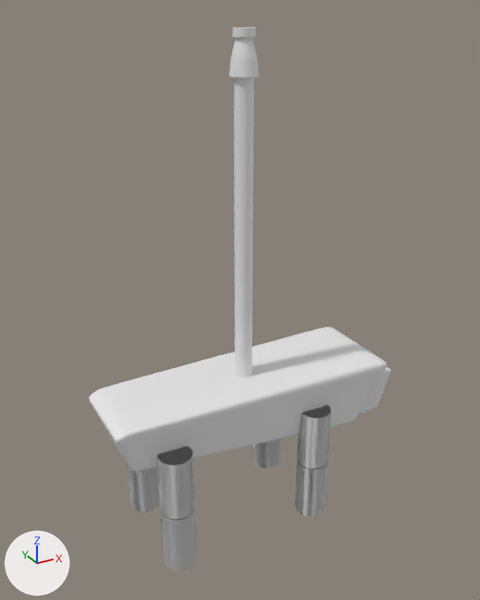
The Blender file GE1-Assignment-2022/Assets/Models/robot_dog3.blend as it was, and as the next commit left it.
One viewpoint serves both versions: a 50 mm lens placed at (-2.0, -3.58, 3.8), pointed at (-0.01, 0.03, 1.99). Arrows for +X, +Y and +Z are at lower left; the lights stay in place.

The scene before the commit, as lines of its bpy script (objects in view):
```python
ob_cylinder = bpy.data.objects.new('Cylinder', me_cylinder)
ob_cylinder.location = (0.0, 0.0, 2.434)
ob_cylinder_005 = bpy.data.objects.new('Cylinder.005', me_cylinder_006)
ob_cylinder_005.parent = ob_cube
ob_cylinder_005.location = (0.402, 0.324, 0.985)
ob_cylinder_005.scale = (0.112, 0.112, 0.215)
ob_cylinder_006 = bpy.data.objects.new('Cylinder.006', me_cylinder_007)
ob_cylinder_006.parent = ob_cylinder_005
ob_cylinder_006.location = (0.402, 0.324, 0.547)
ob_cylinder_006.scale = (0.112, 0.112, 0.215)
ob_cylinder_007 = bpy.data.objects.new('Cylinder.007', me_cylinder_008)
ob_cylinder_007.parent = ob_cube
ob_cylinder_007.location = (0.401, -0.324, 0.985)
ob_cylinder_007.scale = (0.112, 0.112, 0.215)
ob_cylinder_008 = bpy.data.objects.new('Cylinder.008', me_cylinder_009)
ob_cylinder_008.parent = ob_cylinder_007
ob_cylinder_008.location = (0.401, -0.324, 0.548)
ob_cylinder_008.scale = (0.112, 0.112, 0.215)
ob_cylinder_009 = bpy.data.objects.new('Cylinder.009', me_cylinder_010)
ob_cylinder_009.parent = ob_cylinder_010
ob_cylinder_009.location = (-0.676, -0.324, 0.548)
ob_cylinder_009.scale = (0.112, 0.112, 0.215)
ob_cylinder_010 = bpy.data.objects.new('Cylinder.010', me_cylinder_011)
ob_cylinder_010.parent = ob_cube
ob_cylinder_010.location = (-0.676, -0.324, 0.985)
ob_cylinder_010.scale = (0.112, 0.112, 0.215)
ob_cylinder_011 = bpy.data.objects.new('Cylinder.011', me_cylinder_012)
ob_cylinder_011.parent = ob_cylinder_012
ob_cylinder_011.location = (-0.675, 0.324, 0.547)
ob_cylinder_011.scale = (0.112, 0.112, 0.215)
ob_cylinder_012 = bpy.data.objects.new('Cylinder.012', me_cylinder_013)
ob_cylinder_012.parent = ob_cube
ob_cylinder_012.location = (-0.675, 0.324, 0.985)
ob_cylinder_012.scale = (0.112, 0.112, 0.215)
# also in view: 'Cube' at (0.04, 0.0, 1.2)
```
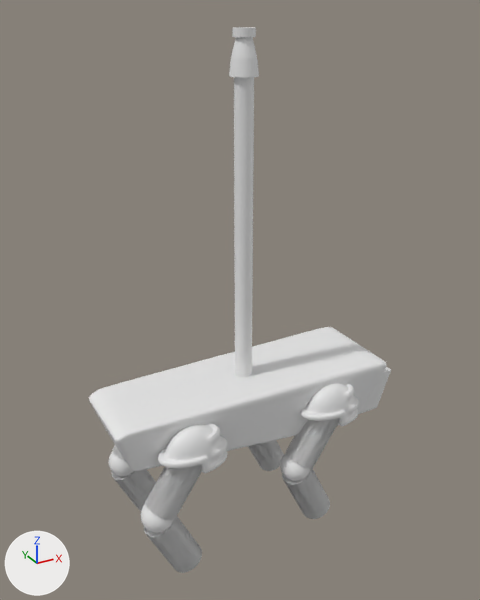
What differs and where, as boxes [x1, y1, x2, y2] in the pictures (480 x 600 px):
'Cylinder.010', turned: before [157, 446, 195, 519]; after [145, 465, 202, 520]
'Sphere.006', added: after [158, 423, 227, 473]
'Cylinder.007', turned: before [297, 405, 331, 469]; after [286, 418, 339, 469]
'Cylinder.009', turned, moved: before [161, 508, 196, 570]; after [144, 517, 202, 573]
'Cylinder.008', moved, turned: before [295, 460, 328, 517]; after [282, 469, 330, 519]
'Sphere.005', added: after [300, 384, 359, 426]
'Cylinder.011', turned, moved: before [128, 465, 160, 512]; after [112, 469, 156, 512]
'Cylinder.006', turned, moved: before [253, 439, 280, 468]; after [248, 440, 284, 471]
'Sphere.001', now drawn: after [280, 453, 310, 481]
'Sphere.002', now drawn: after [141, 504, 173, 533]
'Sphere.003', now drawn: after [109, 451, 134, 477]
'Cylinder.012', turned (not visible before): after [112, 445, 125, 461]

Patch to the scene script:
```diff
--- a/GE1-Assignment-2022/Assets/Models/robot_dog3.blend.py
+++ b/GE1-Assignment-2022/Assets/Models/robot_dog3.blend.py
@@ ob_cylinder_005 @@
 ob_cylinder_005.location = (0.402, 0.324, 0.985)
+ob_cylinder_005.rotation_euler = (-0.0302, 0.617, 0.0171)  # degrees (-1.7, 35, 1)
 ob_cylinder_005.scale = (0.112, 0.112, 0.215)
@@ ob_cylinder_006 @@
 ob_cylinder_006 = bpy.data.objects.new('Cylinder.006', me_cylinder_007)
-ob_cylinder_006.parent = ob_cylinder_005
-ob_cylinder_006.matrix_parent_inverse = Matrix(((8.918, 0.0, 0.0, -3.581), (0.0, 8.918, 0.0, -2.887), (0.0, 0.0, 4.65, -4.581), (0.0, 0.0, 0.0, 1.0)))
-ob_cylinder_006.location = (0.402, 0.324, 0.547)
+ob_cylinder_006.parent = ob_sphere
+ob_cylinder_006.matrix_parent_inverse = Matrix(((1.0, 0.0, 0.0, -0.249), (0.0, 1.0, 0.0, -0.316), (0.0, 0.0, 1.0, -0.773), (0.0, 0.0, 0.0, 1.0)))
+ob_cylinder_006.location = (0.358, 0.32, 0.514)
+ob_cylinder_006.rotation_euler = (-0.015, -0.447, -0.0296)  # degrees (-0.9, -26, -1.7)
 ob_cylinder_006.scale = (0.112, 0.112, 0.215)
@@ ob_cylinder_008 @@
 ob_cylinder_008 = bpy.data.objects.new('Cylinder.008', me_cylinder_009)
-ob_cylinder_008.parent = ob_cylinder_007
-ob_cylinder_008.matrix_parent_inverse = Matrix(((8.918, 0.0, 0.0, -3.575), (0.0, 8.918, 0.0, 2.887), (0.0, 0.0, 4.65, -4.582), (0.0, 0.0, 0.0, 1.0)))
-ob_cylinder_008.location = (0.401, -0.324, 0.548)
+ob_cylinder_008.parent = ob_sphere_001
+ob_cylinder_008.matrix_parent_inverse = Matrix(((1.0, 0.0, 0.0, -0.249), (0.0, 1.0, 0.0, 0.327), (0.0, 0.0, 1.0, -0.773), (0.0, 0.0, 0.0, 1.0)))
+ob_cylinder_008.location = (0.358, -0.328, 0.515)
+ob_cylinder_008.rotation_euler = (-0.015, -0.447, -0.0296)  # degrees (-0.9, -26, -1.7)
 ob_cylinder_008.scale = (0.112, 0.112, 0.215)
@@ ob_cylinder_007 @@
 ob_cylinder_007.location = (0.401, -0.324, 0.985)
+ob_cylinder_007.rotation_euler = (-0.0302, 0.617, 0.0171)  # degrees (-1.7, 35, 1)
 ob_cylinder_007.scale = (0.112, 0.112, 0.215)
@@ ob_cylinder_012 @@
 ob_cylinder_012.location = (-0.675, 0.324, 0.985)
+ob_cylinder_012.rotation_euler = (-0.0302, 0.617, 0.0171)  # degrees (-1.7, 35, 1)
 ob_cylinder_012.scale = (0.112, 0.112, 0.215)
@@ ob_cylinder_011 @@
 ob_cylinder_011 = bpy.data.objects.new('Cylinder.011', me_cylinder_012)
-ob_cylinder_011.parent = ob_cylinder_012
-ob_cylinder_011.matrix_parent_inverse = Matrix(((8.918, 0.0, 0.0, 6.019), (0.0, 8.918, 0.0, -2.887), (0.0, 0.0, 4.65, -4.581), (0.0, 0.0, 0.0, 1.0)))
-ob_cylinder_011.location = (-0.675, 0.324, 0.547)
+ob_cylinder_011.parent = ob_sphere_003
+ob_cylinder_011.matrix_parent_inverse = Matrix(((1.0, 0.0, 0.0, 0.819), (0.0, 1.0, 0.0, -0.316), (0.0, 0.0, 1.0, -0.773), (0.0, 0.0, 0.0, 1.0)))
+ob_cylinder_011.location = (-0.718, 0.32, 0.514)
+ob_cylinder_011.rotation_euler = (-0.015, -0.447, -0.0296)  # degrees (-0.9, -26, -1.7)
 ob_cylinder_011.scale = (0.112, 0.112, 0.215)
@@ ob_cylinder_010 @@
 ob_cylinder_010.location = (-0.676, -0.324, 0.985)
+ob_cylinder_010.rotation_euler = (-0.0302, 0.617, 0.0171)  # degrees (-1.7, 35, 1)
 ob_cylinder_010.scale = (0.112, 0.112, 0.215)
@@ ob_cylinder_009 @@
 ob_cylinder_009 = bpy.data.objects.new('Cylinder.009', me_cylinder_010)
-ob_cylinder_009.parent = ob_cylinder_010
-ob_cylinder_009.matrix_parent_inverse = Matrix(((8.918, 0.0, 0.0, 6.025), (0.0, 8.918, 0.0, 2.887), (0.0, 0.0, 4.65, -4.582), (0.0, 0.0, 0.0, 1.0)))
-ob_cylinder_009.location = (-0.676, -0.324, 0.548)
+ob_cylinder_009.parent = ob_sphere_002
+ob_cylinder_009.matrix_parent_inverse = Matrix(((1.0, 0.0, 0.0, 0.819), (0.0, 1.0, 0.0, 0.327), (0.0, 0.0, 1.0, -0.773), (0.0, 0.0, 0.0, 1.0)))
+ob_cylinder_009.location = (-0.719, -0.328, 0.515)
+ob_cylinder_009.rotation_euler = (-0.015, -0.447, -0.0296)  # degrees (-0.9, -26, -1.7)
 ob_cylinder_009.scale = (0.112, 0.112, 0.215)
@@ ob_sphere_002 @@
+ob_sphere_002 = bpy.data.objects.new('Sphere.002', me_sphere_002)  # a UV sphere (32 segments, 16 rings, poles along z) spanning x -0.11..0.11, y -0.11..0.11, z -0.11..0.11
+ob_sphere_002.parent = ob_cylinder_010
+ob_sphere_002.location = (-0.819, -0.327, 0.773)
@@ ob_sphere_003 @@
+ob_sphere_003 = bpy.data.objects.new('Sphere.003', me_sphere_002.copy())
+ob_sphere_003.parent = ob_cylinder_012
+ob_sphere_003.location = (-0.819, 0.316, 0.773)
@@ ob_sphere_001 @@
+ob_sphere_001 = bpy.data.objects.new('Sphere.001', me_sphere_002.copy())
+ob_sphere_001.parent = ob_cylinder_007
+ob_sphere_001.location = (0.249, -0.327, 0.773)
@@ ob_sphere @@
+ob_sphere = bpy.data.objects.new('Sphere', me_sphere_002.copy())
+ob_sphere.parent = ob_cylinder_005
+ob_sphere.location = (0.249, 0.316, 0.773)
@@ ob_sphere_006 @@
+ob_sphere_006 = bpy.data.objects.new('Sphere.006', me_sphere_006)  # 407 vertices, 404 faces; spans x -0.136..0.133, y -0.136..0.136, z -0.05..0.11; modifiers SUBSURF
+ob_sphere_006.location = (-0.561, -0.359, 1.186)
+ob_sphere_006.scale = (1.81, 1.0, 1.81)
@@ ob_sphere_005 @@
+ob_sphere_005 = bpy.data.objects.new('Sphere.005', me_sphere_006.copy())  # modifiers SUBSURF
+ob_sphere_005.location = (0.508, -0.359, 1.186)
+ob_sphere_005.scale = (1.81, 1.0, 1.81)
```
